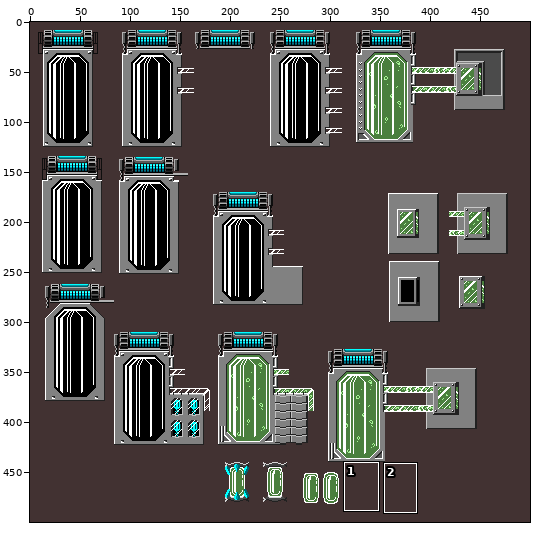
Sprite sheet: docs/concept-art/new/scraps/scraps_scifi_lab1.png. The first picture is a wide view before the edit; the outline marks the close-up.
Close-up. Before:
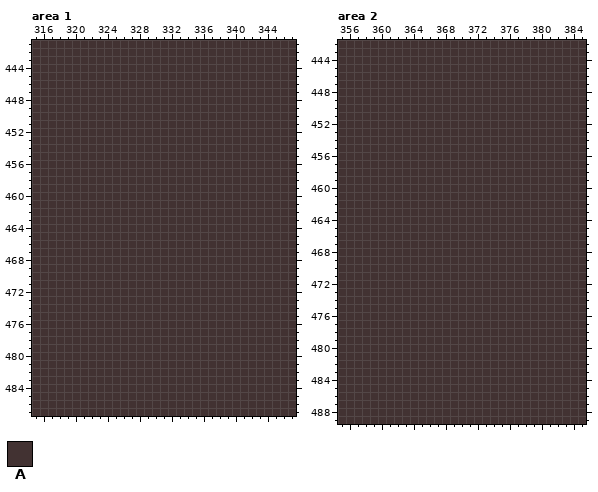
The file is 500x500 pixels. Colours within 5 levels of each other are drawn and written as one. Shown: area 1: x 315..347, y 441..487; area 2: x 355..385, y 442..489. The commit also changed other parts of the picture, which this record leaves out.
Palette (. is transparent): A #423232
Pixels before, area 1, first column x 315:
441 AAAAAAAAAAAAAAAAAAAAAAAAAAAAAAAAA
442 AAAAAAAAAAAAAAAAAAAAAAAAAAAAAAAAA
443 AAAAAAAAAAAAAAAAAAAAAAAAAAAAAAAAA
444 AAAAAAAAAAAAAAAAAAAAAAAAAAAAAAAAA
445 AAAAAAAAAAAAAAAAAAAAAAAAAAAAAAAAA
446 AAAAAAAAAAAAAAAAAAAAAAAAAAAAAAAAA
447 AAAAAAAAAAAAAAAAAAAAAAAAAAAAAAAAA
448 AAAAAAAAAAAAAAAAAAAAAAAAAAAAAAAAA
449 AAAAAAAAAAAAAAAAAAAAAAAAAAAAAAAAA
450 AAAAAAAAAAAAAAAAAAAAAAAAAAAAAAAAA
451 AAAAAAAAAAAAAAAAAAAAAAAAAAAAAAAAA
452 AAAAAAAAAAAAAAAAAAAAAAAAAAAAAAAAA
453 AAAAAAAAAAAAAAAAAAAAAAAAAAAAAAAAA
454 AAAAAAAAAAAAAAAAAAAAAAAAAAAAAAAAA
455 AAAAAAAAAAAAAAAAAAAAAAAAAAAAAAAAA
456 AAAAAAAAAAAAAAAAAAAAAAAAAAAAAAAAA
457 AAAAAAAAAAAAAAAAAAAAAAAAAAAAAAAAA
458 AAAAAAAAAAAAAAAAAAAAAAAAAAAAAAAAA
459 AAAAAAAAAAAAAAAAAAAAAAAAAAAAAAAAA
460 AAAAAAAAAAAAAAAAAAAAAAAAAAAAAAAAA
461 AAAAAAAAAAAAAAAAAAAAAAAAAAAAAAAAA
462 AAAAAAAAAAAAAAAAAAAAAAAAAAAAAAAAA
463 AAAAAAAAAAAAAAAAAAAAAAAAAAAAAAAAA
464 AAAAAAAAAAAAAAAAAAAAAAAAAAAAAAAAA
465 AAAAAAAAAAAAAAAAAAAAAAAAAAAAAAAAA
466 AAAAAAAAAAAAAAAAAAAAAAAAAAAAAAAAA
467 AAAAAAAAAAAAAAAAAAAAAAAAAAAAAAAAA
468 AAAAAAAAAAAAAAAAAAAAAAAAAAAAAAAAA
469 AAAAAAAAAAAAAAAAAAAAAAAAAAAAAAAAA
470 AAAAAAAAAAAAAAAAAAAAAAAAAAAAAAAAA
471 AAAAAAAAAAAAAAAAAAAAAAAAAAAAAAAAA
472 AAAAAAAAAAAAAAAAAAAAAAAAAAAAAAAAA
473 AAAAAAAAAAAAAAAAAAAAAAAAAAAAAAAAA
474 AAAAAAAAAAAAAAAAAAAAAAAAAAAAAAAAA
475 AAAAAAAAAAAAAAAAAAAAAAAAAAAAAAAAA
476 AAAAAAAAAAAAAAAAAAAAAAAAAAAAAAAAA
477 AAAAAAAAAAAAAAAAAAAAAAAAAAAAAAAAA
478 AAAAAAAAAAAAAAAAAAAAAAAAAAAAAAAAA
479 AAAAAAAAAAAAAAAAAAAAAAAAAAAAAAAAA
480 AAAAAAAAAAAAAAAAAAAAAAAAAAAAAAAAA
481 AAAAAAAAAAAAAAAAAAAAAAAAAAAAAAAAA
482 AAAAAAAAAAAAAAAAAAAAAAAAAAAAAAAAA
483 AAAAAAAAAAAAAAAAAAAAAAAAAAAAAAAAA
484 AAAAAAAAAAAAAAAAAAAAAAAAAAAAAAAAA
485 AAAAAAAAAAAAAAAAAAAAAAAAAAAAAAAAA
486 AAAAAAAAAAAAAAAAAAAAAAAAAAAAAAAAA
487 AAAAAAAAAAAAAAAAAAAAAAAAAAAAAAAAA
Pixels before, area 2, first column x 355:
442 AAAAAAAAAAAAAAAAAAAAAAAAAAAAAAA
443 AAAAAAAAAAAAAAAAAAAAAAAAAAAAAAA
444 AAAAAAAAAAAAAAAAAAAAAAAAAAAAAAA
445 AAAAAAAAAAAAAAAAAAAAAAAAAAAAAAA
446 AAAAAAAAAAAAAAAAAAAAAAAAAAAAAAA
447 AAAAAAAAAAAAAAAAAAAAAAAAAAAAAAA
448 AAAAAAAAAAAAAAAAAAAAAAAAAAAAAAA
449 AAAAAAAAAAAAAAAAAAAAAAAAAAAAAAA
450 AAAAAAAAAAAAAAAAAAAAAAAAAAAAAAA
451 AAAAAAAAAAAAAAAAAAAAAAAAAAAAAAA
452 AAAAAAAAAAAAAAAAAAAAAAAAAAAAAAA
453 AAAAAAAAAAAAAAAAAAAAAAAAAAAAAAA
454 AAAAAAAAAAAAAAAAAAAAAAAAAAAAAAA
455 AAAAAAAAAAAAAAAAAAAAAAAAAAAAAAA
456 AAAAAAAAAAAAAAAAAAAAAAAAAAAAAAA
457 AAAAAAAAAAAAAAAAAAAAAAAAAAAAAAA
458 AAAAAAAAAAAAAAAAAAAAAAAAAAAAAAA
459 AAAAAAAAAAAAAAAAAAAAAAAAAAAAAAA
460 AAAAAAAAAAAAAAAAAAAAAAAAAAAAAAA
461 AAAAAAAAAAAAAAAAAAAAAAAAAAAAAAA
462 AAAAAAAAAAAAAAAAAAAAAAAAAAAAAAA
463 AAAAAAAAAAAAAAAAAAAAAAAAAAAAAAA
464 AAAAAAAAAAAAAAAAAAAAAAAAAAAAAAA
465 AAAAAAAAAAAAAAAAAAAAAAAAAAAAAAA
466 AAAAAAAAAAAAAAAAAAAAAAAAAAAAAAA
467 AAAAAAAAAAAAAAAAAAAAAAAAAAAAAAA
468 AAAAAAAAAAAAAAAAAAAAAAAAAAAAAAA
469 AAAAAAAAAAAAAAAAAAAAAAAAAAAAAAA
470 AAAAAAAAAAAAAAAAAAAAAAAAAAAAAAA
471 AAAAAAAAAAAAAAAAAAAAAAAAAAAAAAA
472 AAAAAAAAAAAAAAAAAAAAAAAAAAAAAAA
473 AAAAAAAAAAAAAAAAAAAAAAAAAAAAAAA
474 AAAAAAAAAAAAAAAAAAAAAAAAAAAAAAA
475 AAAAAAAAAAAAAAAAAAAAAAAAAAAAAAA
476 AAAAAAAAAAAAAAAAAAAAAAAAAAAAAAA
477 AAAAAAAAAAAAAAAAAAAAAAAAAAAAAAA
478 AAAAAAAAAAAAAAAAAAAAAAAAAAAAAAA
479 AAAAAAAAAAAAAAAAAAAAAAAAAAAAAAA
480 AAAAAAAAAAAAAAAAAAAAAAAAAAAAAAA
481 AAAAAAAAAAAAAAAAAAAAAAAAAAAAAAA
482 AAAAAAAAAAAAAAAAAAAAAAAAAAAAAAA
483 AAAAAAAAAAAAAAAAAAAAAAAAAAAAAAA
484 AAAAAAAAAAAAAAAAAAAAAAAAAAAAAAA
485 AAAAAAAAAAAAAAAAAAAAAAAAAAAAAAA
486 AAAAAAAAAAAAAAAAAAAAAAAAAAAAAAA
487 AAAAAAAAAAAAAAAAAAAAAAAAAAAAAAA
488 AAAAAAAAAAAAAAAAAAAAAAAAAAAAAAA
489 AAAAAAAAAAAAAAAAAAAAAAAAAAAAAAA
Once edited:
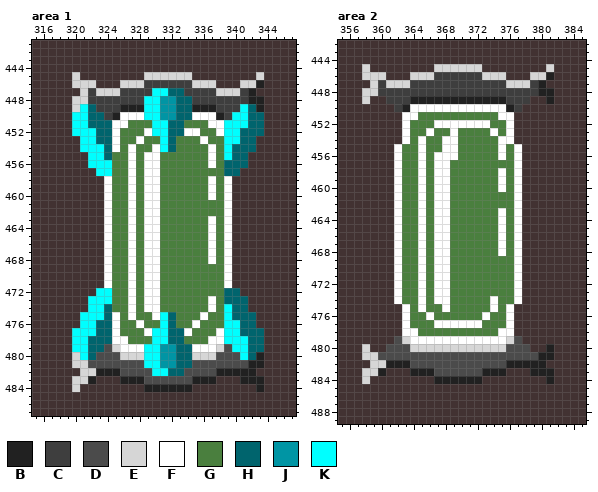
Colours new in this view: B #212121  C #3e3e3e  D #4b4b4b  E #d6d6d6  F #ffffff  G #4a7f3e  H #00646d  J #0095a4  K #00ffff
Changes in this commit:
Changed rows in their new state; - is an unchanged pixel.
Area 1:
first column x 320:
445 E--------EEEEEE--------E
446 EEE---EEECCCCCCEEE---EEB
447 -ECEEECCCCKKHHCCCCEEECB-
448 EECCCCCCCKKJJHHCCCCCCCBB
449 EKHCCCBBBKKJJHHBBBCCCKHB
450 KKHHCBFFFKKJJHHFFFBCKKHH
451 KKHHHFFGGGKKHHGGGFFKKKHH
452 KKKHHFGGGFKKHHFFGGFKKHHH
453 -KKHHFGGFGGKHGGGFGGKKHH-
454 -KKKHFGFGGFKHGGGGFGKHHH-
455 --KKHGGFGFFGGGGGGFGKHH--
456 --KKKGGFGFFGGGGGGFGHHH--
457 ---KKGGFGFFGGGGGGGGHH---
458 ----FGGFGFFGGGGGGFGF----
459 ----FGGFGFFGGGGGGFGF----
460 ----FGGFGFFGGGGGGFGF----
461 ----FGGFGFFGGGGGGGGF----
462 ----FGGFGFFGGGGGGGGF----
463 ----FGGFGFFGGGGGGFGF----
464 ----FGGFGFFGGGGGGFGF----
465 ----FGGFGFFGGGGGGFGF----
466 ----FGGFGFFGGGGGGFGF----
467 ----FGGFGFFGGGGGGFGF----
468 ----FGGFGFFGGGGGGFGF----
469 ----FGGFGFFGGGGGGGGF----
470 ----FGGFGFFGGGGGGGGF----
471 ----FGGFGFFGGGGGGGGF----
472 ---KKGGFGFFGGGGGGGGHH---
473 --KKKGGFGFFGGGGGGFGHHH--
474 --KKHGGFGFFGGGGGGFGKHH--
475 -KKKHFGFGGFKHGGGFGGKHHH-
476 -KKHHFGGFGGKHGGFGGGKKHH-
477 KKKHHFGGGFKKHHFGGGFKKHHH
478 KKHHHFFGGGKKHHGGGFFKKKHH
479 KKHHDEFFFKKJJHHFFFEDKKHH
480 EKHDDDEEEKKJJHHEEEDDDKHB
481 EEDDDDDDDKKJJHHDDDDDDDBB
482 -EEBBBDDDDKKHHDDDDBBBBB-
483 EEB---BBBDDDDDDBBB---BBB
484 E--------BBBBBB--------B
Area 2:
first column x 358:
445 E--------EEEEEE--------E
446 EEE---EEECCCCCCEEE---EEB
447 -ECEEECCCCCCCCCCCCEEECB-
448 EECCCCCCCCCCCCCCCCCCCCBB
449 E--CCCBBBBBBBBBBBBCCC--B
450 ----CBFFFFFFFFFFFFBC----
451 -----FFGGGGGGGGGGFF-----
452 -----FGGGFFFFFFFGGF-----
453 -----FGGFGGFGGGGFGF-----
454 -----FGFGGFFGGGGGFF-----
455 ----FGGFGGFFGGGGGFGF----
456 ----FGGFGFFFGGGGGFGF----
457 ----FGGFGFFGGGGGGGGF----
458 ----FGGFGFFGGGGGGFGF----
459 ----FGGFGFFGGGGGGFGF----
460 ----FGGFGFFGGGGGGFGF----
461 ----FGGFGFFGGGGGGGGF----
462 ----FGGFGFFGGGGGGGGF----
463 ----FGGFGFFGGGGGGFGF----
464 ----FGGFGFFGGGGGGFGF----
465 ----FGGFGFFGGGGGGFGF----
466 ----FGGFGFFGGGGGGFGF----
467 ----FGGFGFFGGGGGGFGF----
468 ----FGGFGFFGGGGGGFGF----
469 ----FGGFGFFGGGGGGGGF----
470 ----FGGFGFFGGGGGGGGF----
471 ----FGGFGFFGGGGGGGGF----
472 ----FGGFGFFGGGGGGGGF----
473 ----FGGFGFFGGGGGGGGF----
474 ----FGGFGFFGGGGGFGGF----
475 -----FGFGGFGGGGGFGF-----
476 -----FGGFGGGGGGFGGF-----
477 -----FGGGFFFFFFGGGF-----
478 -----FFGGGGGGGGGGFF-----
479 ----DEFFFFFFFFFFFFED----
480 E--DDDEEEEEEEEEEEEDDD--B
481 EEDDDDDDDDDDDDDDDDDDDDBB
482 -EEBBBDDDDDDDDDDDDBBBBB-
483 EEB---BBBDDDDDDBBB---BBB
484 E--------BBBBBB--------B
Boxes around the changes in both close-ups, in picture pixels (x1, y1, x2, y2):
changed: (72, 72, 264, 392)
changed: (362, 64, 554, 384)
